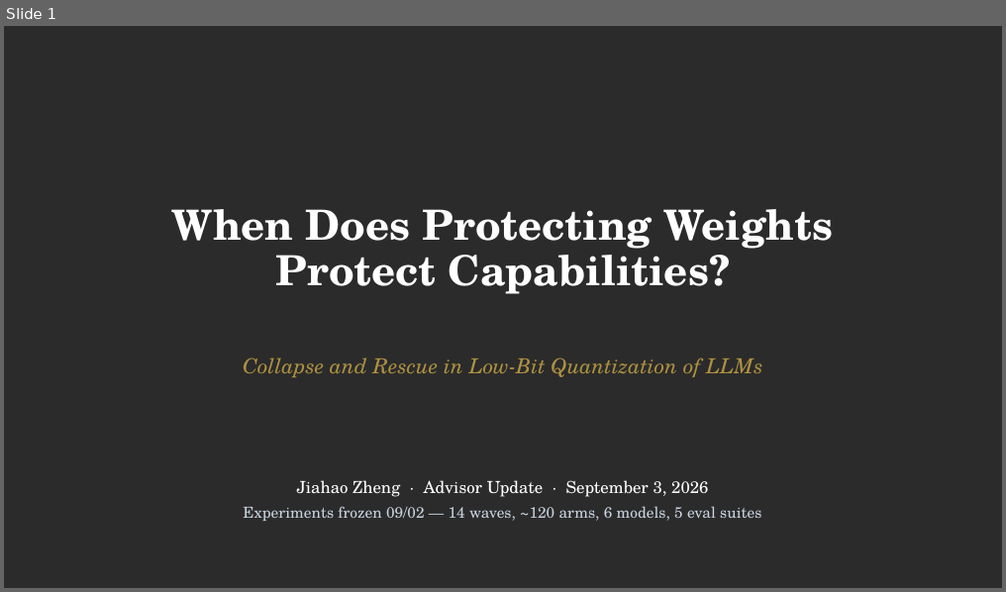
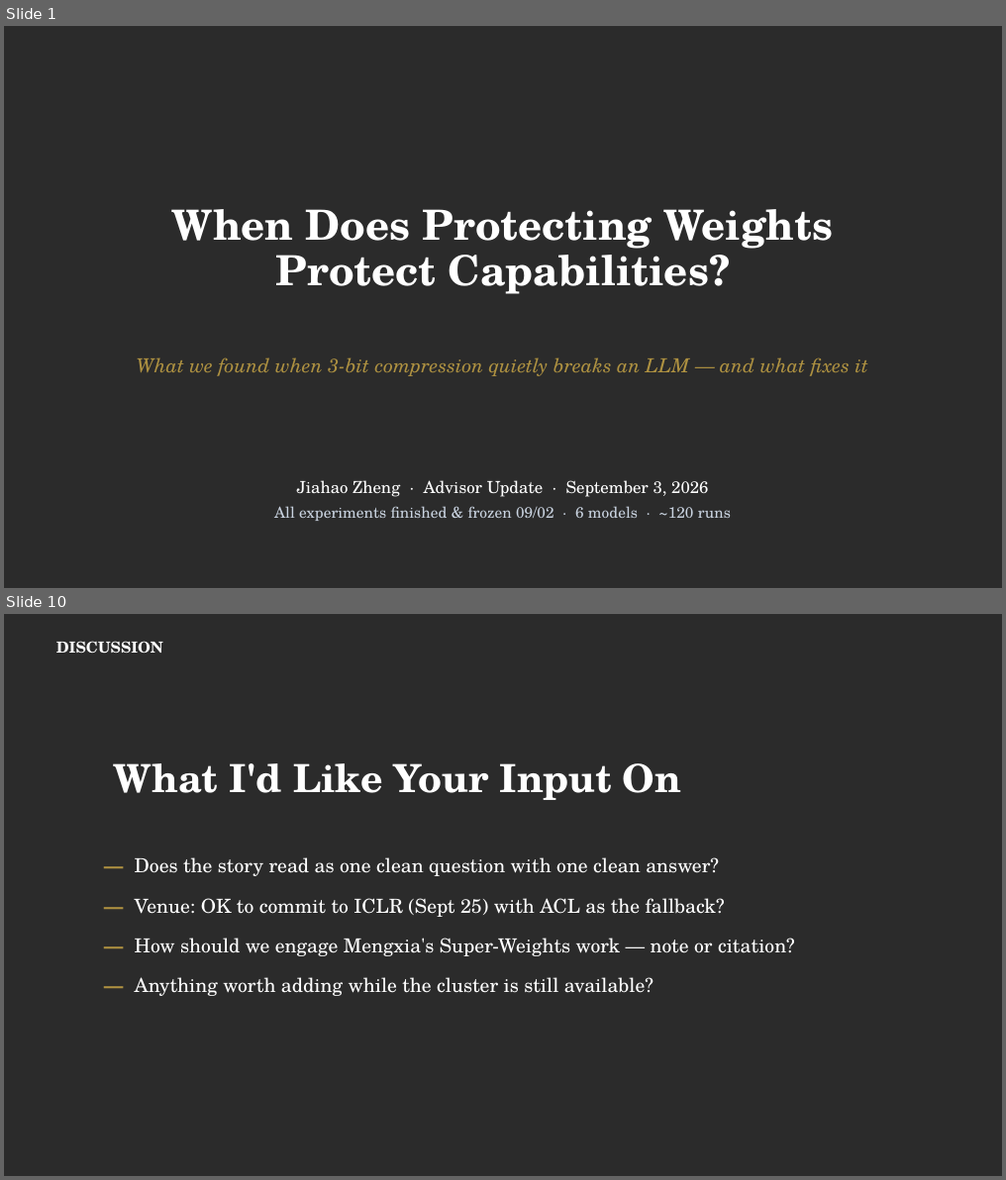
Before and after one commit to JiahaoZheng24/Instruction-Following-Attention-Head-Sensitive, a slide deck: paper/IFH_advisor_update_2026-09-03.pptx. Shown one above the other, each under a label of ours: slide 1 before the commit, slides 1 and 10 after it; the slides between them are not shown. The pictures are 1006x592 and 1006x1180 pixels, drawn with LibreOffice and Linux fonts; fonts in the diff are those of the drawing; background and template pictures are left out; a plain dark background stands for a picture behind light text. Boxes give left, top, right and bottom in pixels: in the first picture for what was removed or moved away, otherwise in the second. Text is boxed around its words. In the diff, an @@ line names an element or a change of style, - is before the commit and + after.

Commit message:
Advisor deck v2: 10 slides, plain-language single storyline, charts not tables

```diff
--- a/paper/IFH_advisor_update_2026-09-03.pptx
+++ b/paper/IFH_advisor_update_2026-09-03.pptx
@@ slide 10 added at (x1=4, y1=614, x2=1002, y2=1176), background picture (left out) @@
@@ subtitle added at (x1=56, y1=641, x2=163, y2=654), 11 pt, text #FFFFFF, bold @@
+DISCUSSION
@@ title added at (x1=114, y1=763, x2=681, y2=800), 28 pt, text #FFFFFF, bold @@
+What I'd Like Your Input On
@@ text added at (x1=135, y1=858, x2=795, y2=996), 14 pt, text #FFFFFF @@
+— Does the story read as one clean question with one clean answer?
+— Venue: OK to commit to ICLR (Sept 25) with ACL as the fallback?
+— How should we engage Mengxia's Super-Weights work — note or citation?
+— Anything worth adding while the cluster is still available?
@@ slide 1 changed as well @@
@@ text at (x1=137, y1=358, x2=868, y2=376): text changed; size 15 to 14 pt @@
-Collapse and Rescue in Low-Bit Quantization of LLMs
+What we found when 3-bit compression quietly breaks an LLM — and what fixes it
@@ text at (x1=274, y1=506, x2=731, y2=521): text changed @@
-Experiments frozen 09/02 — 14 waves, ~120 arms, 6 models, 5 eval suites
+All experiments finished & frozen 09/02 · 6 models · ~120 runs
```
Also in this commit, not shown: 8 other slides added, 14 slides removed.
